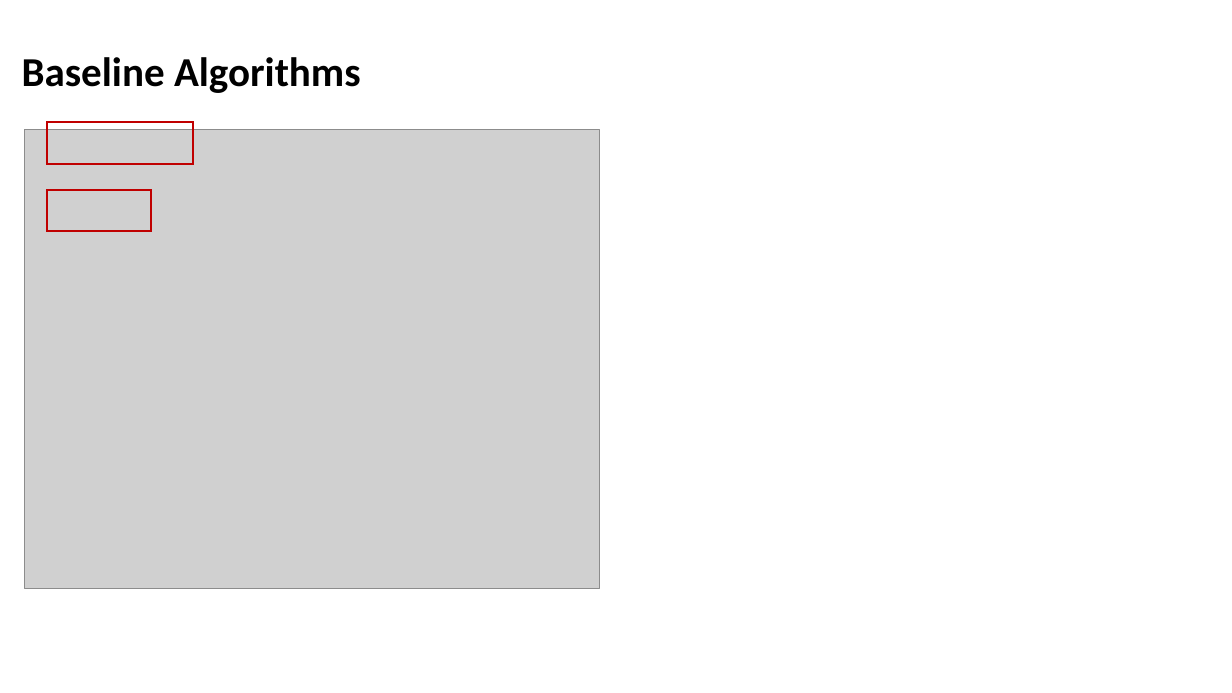
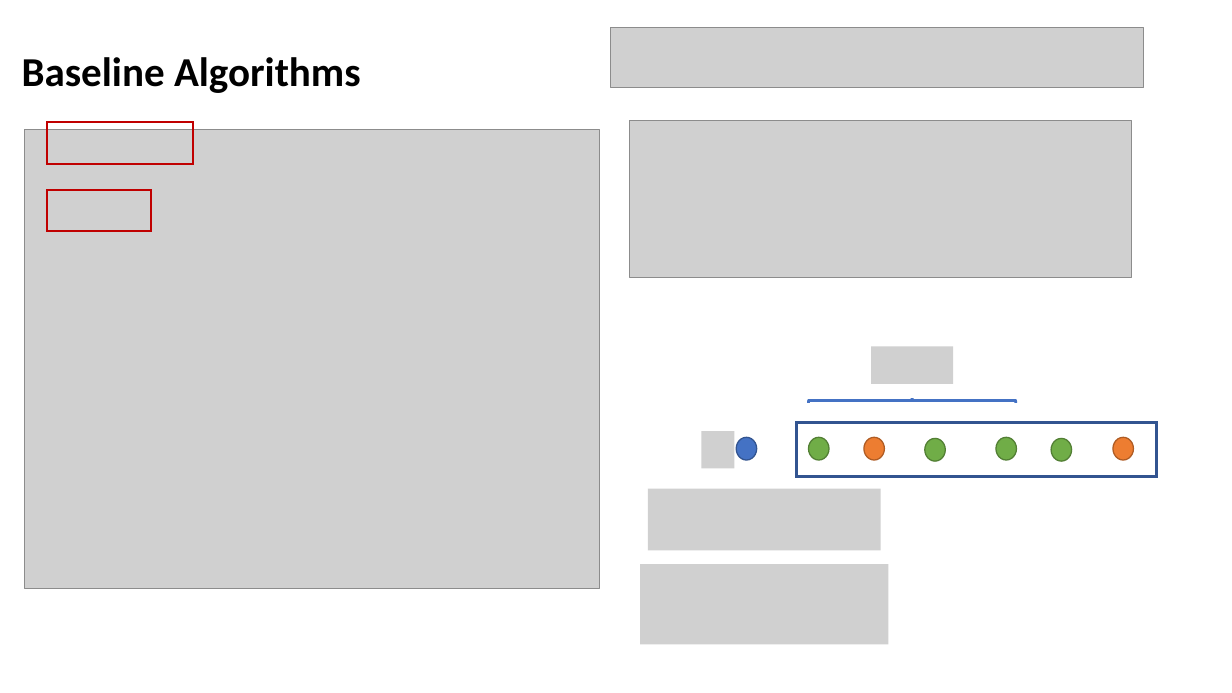
Before and after one commit to Tigerrr07/GNN-tiger, a slide deck: slide 5 of 4_SDNE/SDNEppt.pptx. Drawn at 1232x693 pixels with LibreOffice and Linux fonts; fonts in the diff are those of the drawing; grey boxes stand for pictures. Boxes give left, top, right and bottom in pixels: in the first picture for what was removed or moved away, otherwise in the second. Text is boxed around its words. In the diff, an @@ line names an element or a change of style, - is before the commit and + after.

```diff
--- a/4_SDNE/SDNEppt.pptx
+++ b/4_SDNE/SDNEppt.pptx
@@ picture added at bbox=[611, 28, 1143, 88] @@
@@ picture added at bbox=[630, 121, 1132, 277] @@
@@ picture added at bbox=[872, 347, 954, 384] @@
@@ right brace added at bbox=[809, 398, 1016, 403], outline #4472C4 2.25 pt @@
@@ picture added at bbox=[701, 432, 735, 469] @@
@@ ellipse added at bbox=[737, 437, 757, 460], fill #4472C4, outline #325491 1 pt @@
@@ rectangle added at bbox=[797, 422, 1157, 477], outline #325491 2.25 pt @@
@@ ellipse added at bbox=[809, 437, 829, 460], fill #70AD47, outline #538035 1 pt @@
@@ ellipse added at bbox=[864, 437, 884, 460], fill #ED7D31, outline #AF5C24 1 pt @@
@@ ellipse added at bbox=[925, 438, 945, 461], fill #70AD47, outline #538035 1 pt @@
@@ ellipse added at bbox=[996, 437, 1017, 460], fill #70AD47, outline #538035 1 pt @@
@@ ellipse added at bbox=[1052, 438, 1072, 461], fill #70AD47, outline #538035 1 pt @@
@@ ellipse added at bbox=[1114, 437, 1134, 460], fill #ED7D31, outline #AF5C24 1 pt @@
@@ picture added at bbox=[648, 489, 881, 551] @@
@@ picture added at bbox=[640, 565, 889, 645] @@
```
Also in this commit, not shown: 3 other files.
